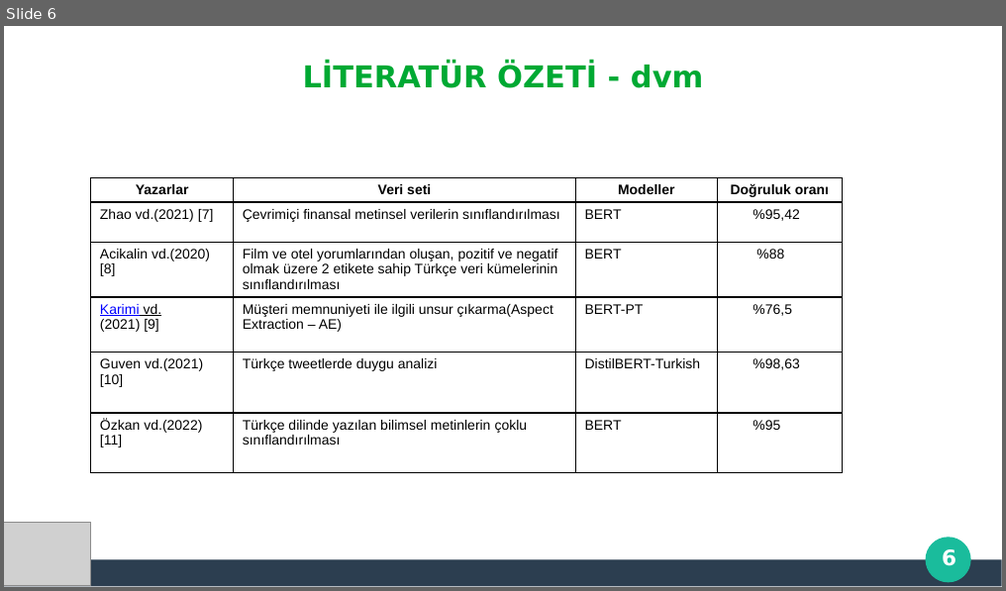
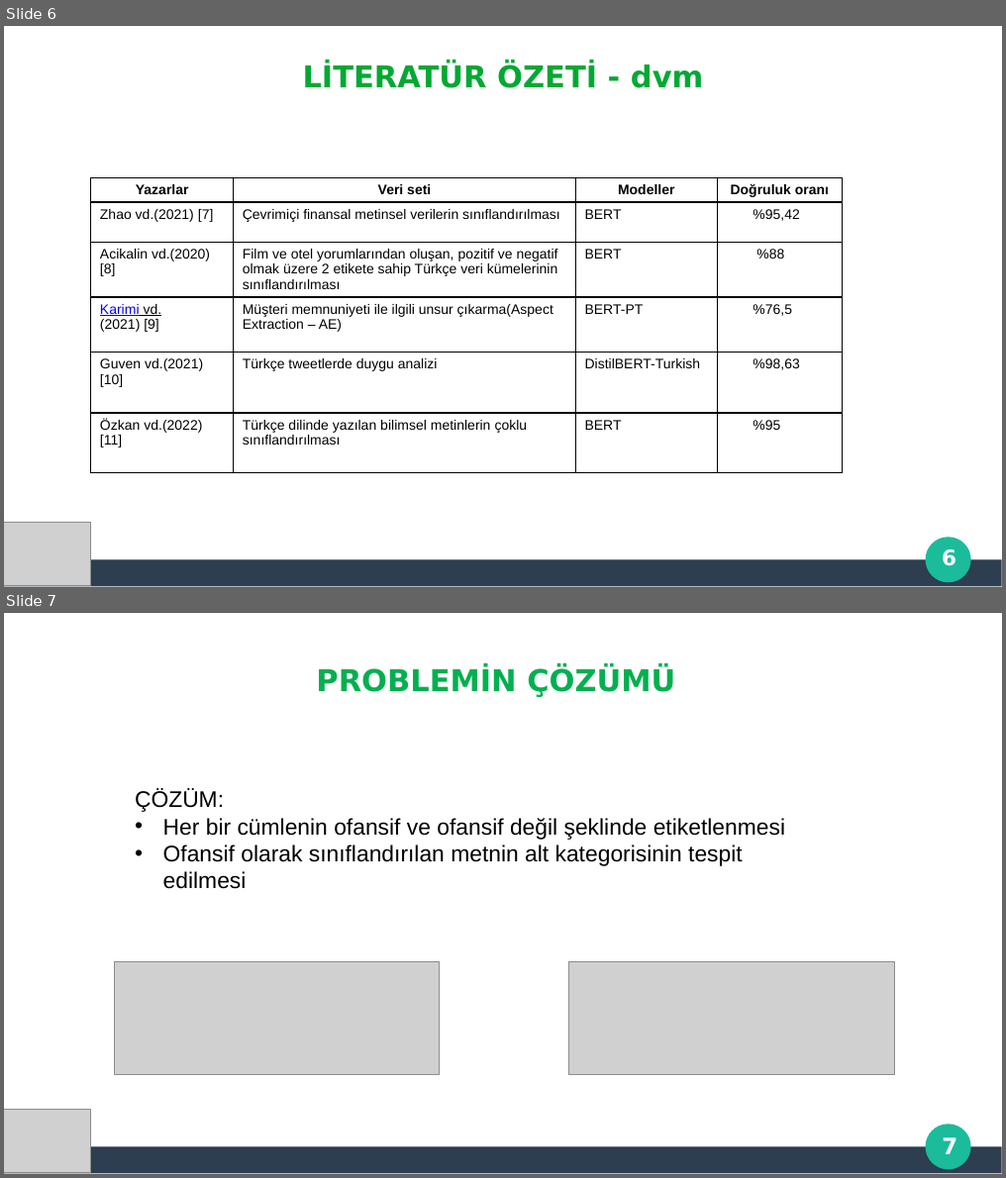
Before and after one commit to thealper2/gat0r-nlp, a slide deck: GATOR_Sunum.pptx. Shown one above the other, each under a label of ours: slide 6 before the commit, slides 6 and 7 after it. The pictures are 1006x591 and 1006x1178 pixels, drawn with LibreOffice and Linux fonts; fonts in the diff are those of the drawing; grey boxes stand for pictures; background and template pictures are left out. Boxes give left, top, right and bottom in pixels: in the first picture for what was removed or moved away, otherwise in the second. Text is boxed around its words. In the diff, an @@ line names an element or a change of style, - is before the commit and + after.

```diff
--- a/GATOR_Sunum.pptx
+++ b/GATOR_Sunum.pptx
@@ slide 7 added at (x1=4, y1=613, x2=1002, y2=1174), background #FFFFFF; not listed: 3 template elements that a slide beside it also shows @@
@@ title added at (x1=316, y1=666, x2=675, y2=697), 24 pt, text #00B050, bold @@
+PROBLEMİN ÇÖZÜMÜ
@@ text added at (x1=135, y1=789, x2=785, y2=889), 18 pt, text #000000 @@
+ÇÖZÜM:
+• Her bir cümlenin ofansif ve ofansif değil şeklinde etiketlenmesi
+• Ofansif olarak sınıflandırılan metnin alt kategorisinin tespit edilmesi
@@ picture added at (x1=114, y1=961, x2=440, y2=1074) @@
@@ picture added at (x1=568, y1=961, x2=894, y2=1074) @@
@@ picture added at (x1=4, y1=1110, x2=91, y2=1173) @@
@@ page number added at (x1=942, y1=1138, x2=957, y2=1155), 18 pt, text #FFFFFF, bold @@
+7
```
Also in this commit, not shown: 3 slides changed, 8 other slides added, 10 slides removed.
